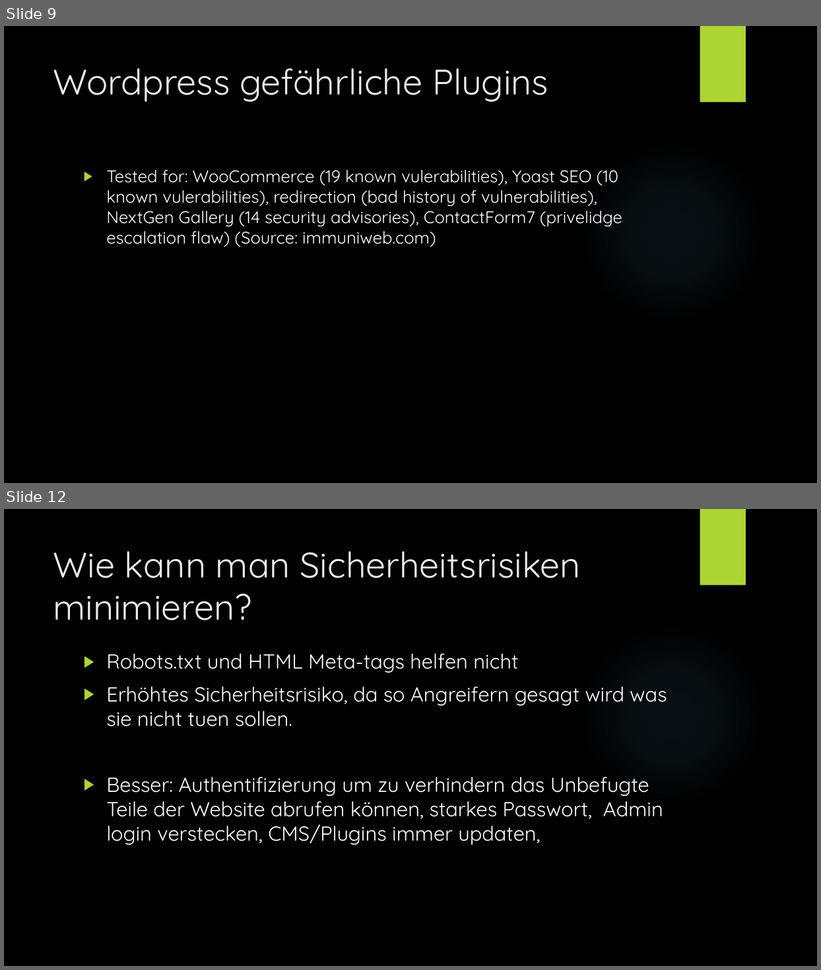
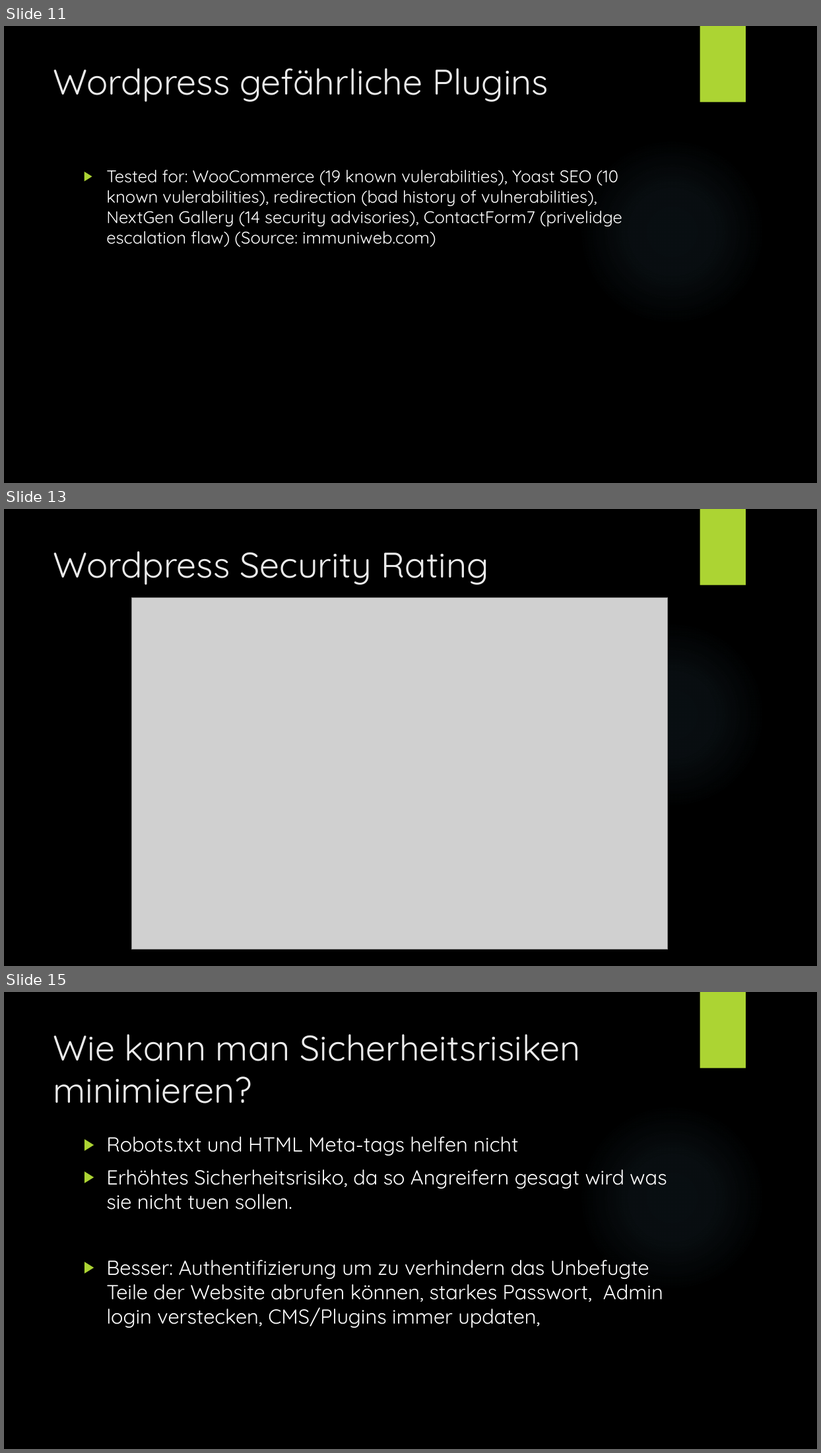
Before and after one commit to Tiim/Unibas-HS19-Internet-and-Secutity-project-webcrawler, a slide deck: Präsentation/Web Crawling.pptx. Shown one above the other, each under a label of ours: slides 9 and 12 before the commit, slides 11, 13 and 15 after it; the slides between them are not shown. The pictures are 821x970 and 821x1453 pixels, drawn with LibreOffice and Linux fonts; fonts in the diff are those of the drawing; grey boxes stand for pictures; background and template pictures are left out. Boxes give left, top, right and bottom in pixels: in the first picture for what was removed or moved away, otherwise in the second. Text is boxed around its words. In the diff, an @@ line names an element or a change of style, - is before the commit and + after.

```diff
--- a/Präsentation/Web Crawling.pptx
+++ b/Präsentation/Web Crawling.pptx
@@ slide 13 added at [4,509,817,966], background picture (left out); not listed: 2 template elements that a slide beside it also shows @@
@@ title added at [54,551,489,585], 42 pt, text #EBEBEB @@
+Wordpress Security Rating
@@ picture added at [131,597,668,949] @@
@@ what was slide 9 is now slide 11 @@
@@ what was slide 12 is now slide 15 @@
```
Also in this commit, not shown: 5 slides changed, 2 other slides added, 5 other files.
